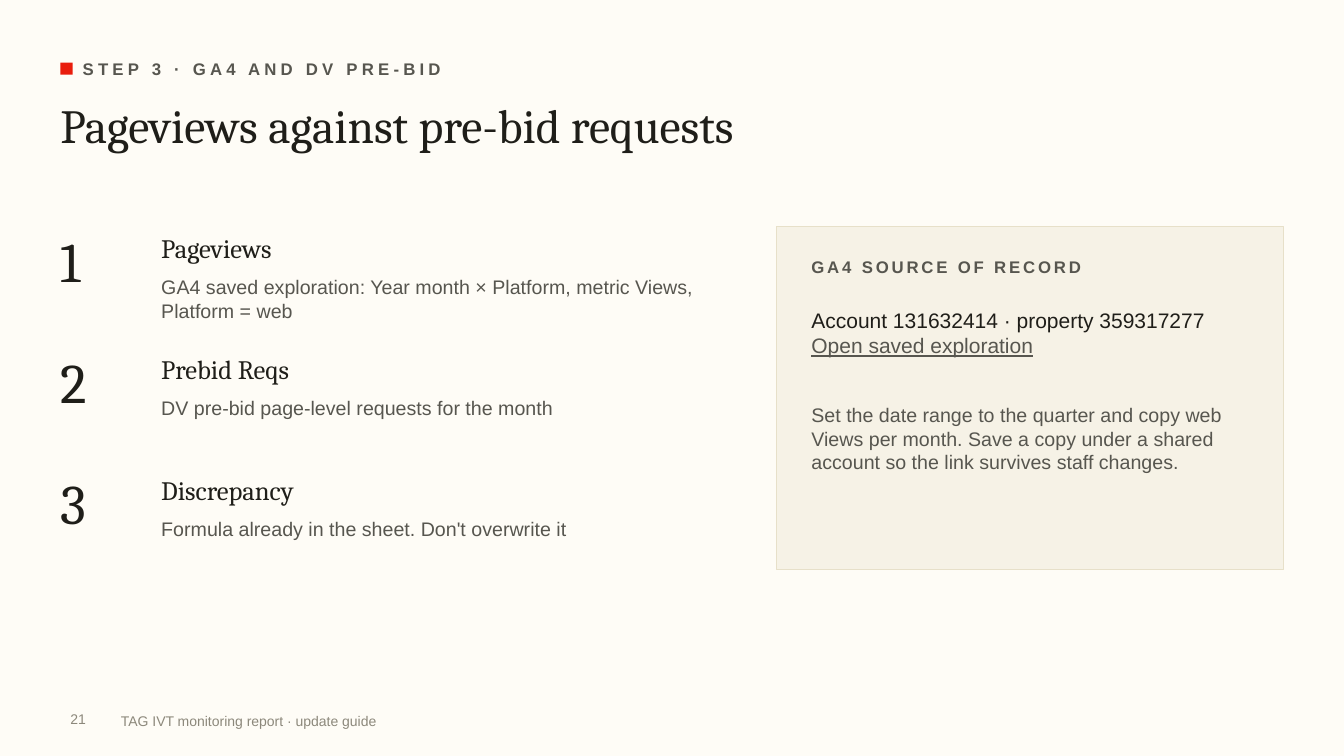
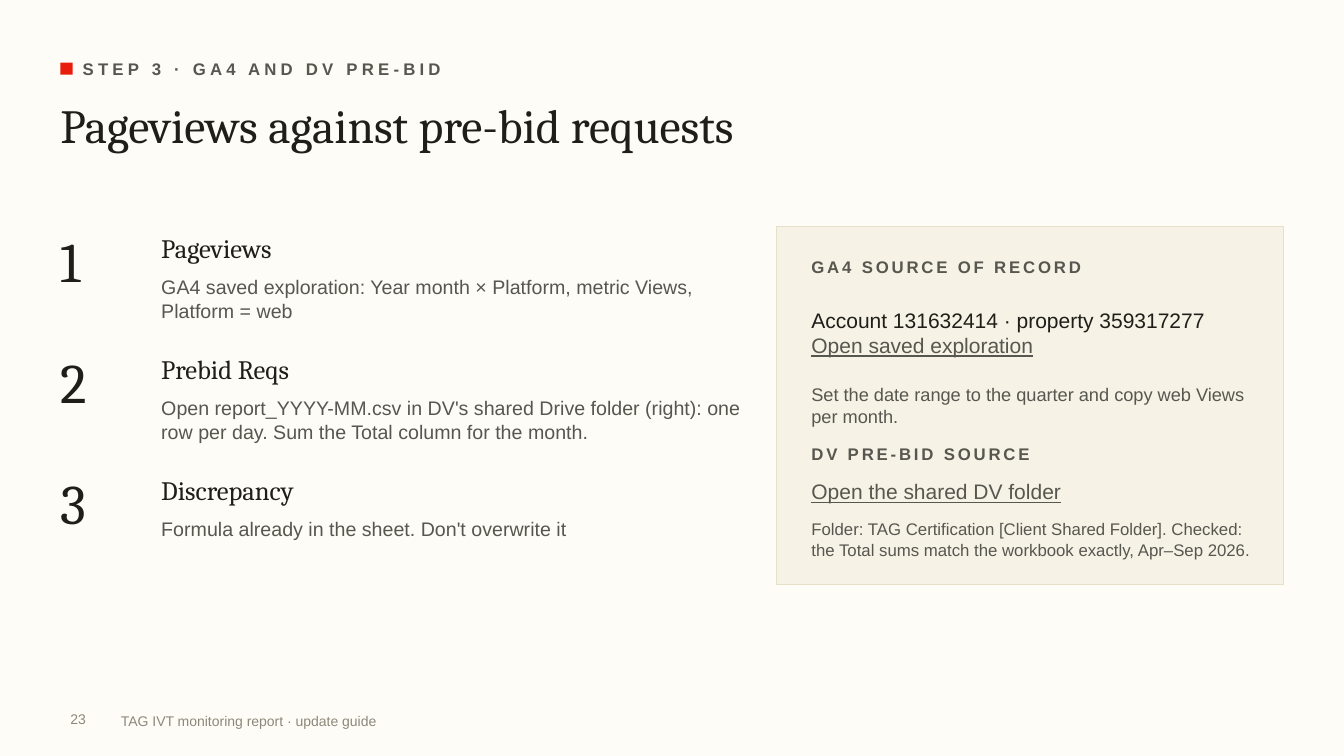
Before and after one commit to rogerhirano-nw/yield-dashboard, a slide deck: slide 23 of docs/TAG_IVT_Report_Update_Guide.pptx (slide 21 before the commit). Drawn at 1344x756 pixels with LibreOffice and Linux fonts; fonts in the diff are those of the drawing; background and template pictures are left out. Boxes give left, top, right and bottom in pixels: in the first picture for what was removed or moved away, otherwise in the second. Text is boxed around its words. In the diff, an @@ line names an element or a change of style, - is before the commit and + after.

```diff
--- a/docs/TAG_IVT_Report_Update_Guide.pptx
+++ b/docs/TAG_IVT_Report_Update_Guide.pptx
@@ rectangle: place and size @@
-rectangle at (776,227,1284,570)
+rectangle at (776,227,1284,585)
@@ text at (811,388,1244,427): text changed; size 14 to 13 pt @@
-Set the date range to the quarter and copy web Views per month. Save a copy under a shared account so the link survives staff changes.
+Set the date range to the quarter and copy web Views per month.
@@ text at (161,401,740,443): text changed @@
-DV pre-bid page-level requests for the month
+Open report_YYYY-MM.csv in DV's shared Drive folder (right): one row per day. Sum the Total column for the month.
@@ text added at (811,448,1030,460), 12 pt, text #57564F, bold @@
+DV PRE-BID SOURCE
@@ text added at (811,484,1060,504), 15 pt, text #57564F, underline @@
+Open the shared DV folder
@@ text added at (811,523,1250,560), 12 pt, text #57564F @@
+Folder: TAG Certification [Client Shared Folder]. Checked: the Total sums match the workbook exactly, Apr–Sep 2026.
@@ page number at (70,714,86,724): text changed @@
-21
+23
```
Also in this commit, not shown: 18 other slides changed, 8 slides added, 2 other files.
